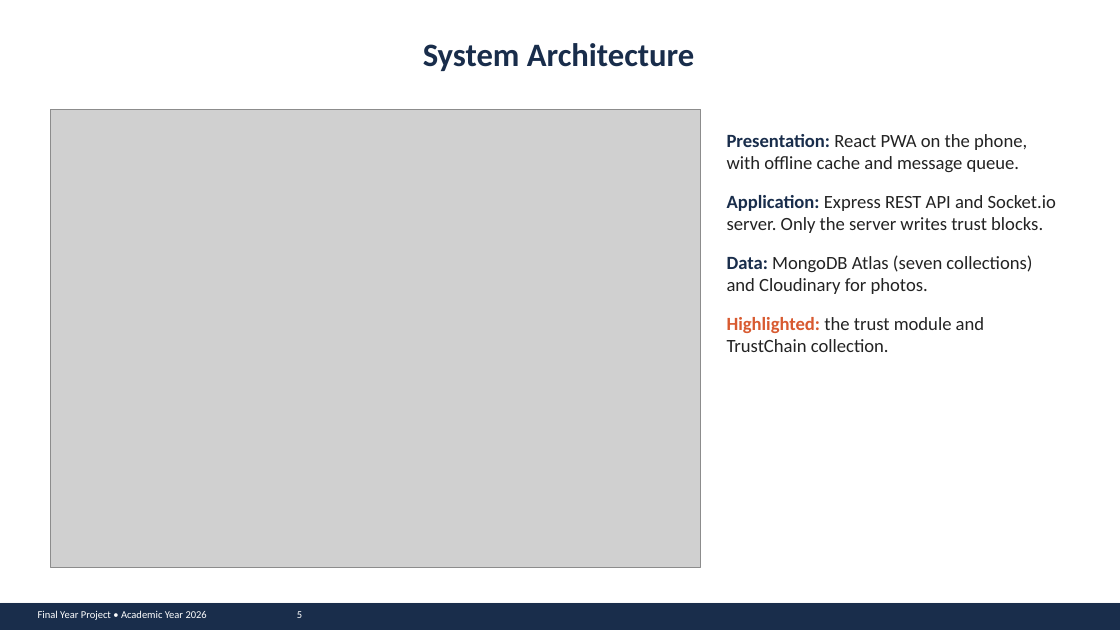
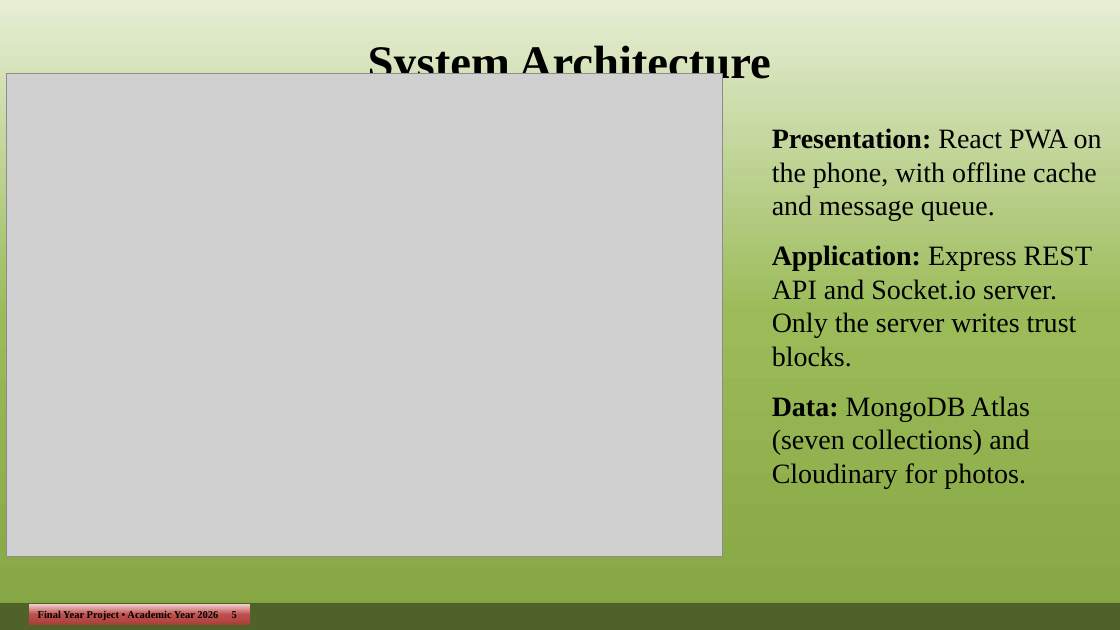
Before and after one commit to john-chola/ZamMarket, a slide deck: slide 5 of docs/presentation/ZamMarket_Presentation.pptx. Drawn at 1120x630 pixels with LibreOffice and Linux fonts; fonts in the diff are those of the drawing; grey boxes stand for pictures. Boxes give left, top, right and bottom in pixels: in the first picture for what was removed or moved away, otherwise in the second. Text is boxed around its words. In the diff, an @@ line names an element or a change of style, - is before the commit and + after.

```diff
--- a/docs/presentation/ZamMarket_Presentation.pptx
+++ b/docs/presentation/ZamMarket_Presentation.pptx
@@ background #FFFFFF to gradient #E6EED5 to #9BBB59 to #86A644 @@
@@ text "System Architecture": place and size @@
-text "System Architecture" at [423, 43, 695, 71]
+text "System Architecture" at [368, 45, 771, 88]
@@ text "System Architecture" at [368, 45, 771, 88]: size 28 to 40 pt, font Calibri to Times New Roman, text colour #192D4B to #000000; line spacing 1 to 1.5 @@
@@ picture: place and size @@
-picture at [50, 109, 701, 567]
+picture at [7, 74, 723, 557]
@@ text "Presentation: React PWA on the ...": place and size @@
-text "Presentation: React PWA on the ..." at [727, 134, 1056, 352]
+text "Presentation: React PWA on the ..." at [772, 128, 1102, 489]
@@ text "Presentation: React PWA on the ..." at [772, 128, 1102, 489]: size 16 to 24 pt, font Calibri to Times New Roman; text colour #192D4B to #000000 in "Presentation:", "Application:", "Data:"; text colour #232323 to #000000 in "React PWA on the phone, with offline ...", "Express REST API and Socket.io server. Only ...", "MongoDB Atlas (seven collections) and Cloudinary for ..." @@
@@ text at [727, 317, 984, 352]: paragraph removed @@
-Highlighted: the trust module and TrustChain collection.
@@ rectangle at [0, 603, 1120, 630]: fill #192D4B to #4F6228 @@
@@ rectangle "Final Year Project • Academic ...": place and size @@
-rectangle "Final Year Project • Academic ..." at [38, 610, 302, 620]
+rectangle "Final Year Project • Academic ..." at [29, 604, 250, 625]
@@ rectangle "Final Year Project • Academic ..." at [29, 604, 250, 625]: font Calibri to Times New Roman, text colour #FFFFFF to #000000, bold on; fill none to gradient #EFD3D2 to #C0504D to #A93F3C @@
```
Also in this commit, not shown: 15 other slides changed, 1 slide removed, 5 other files.
